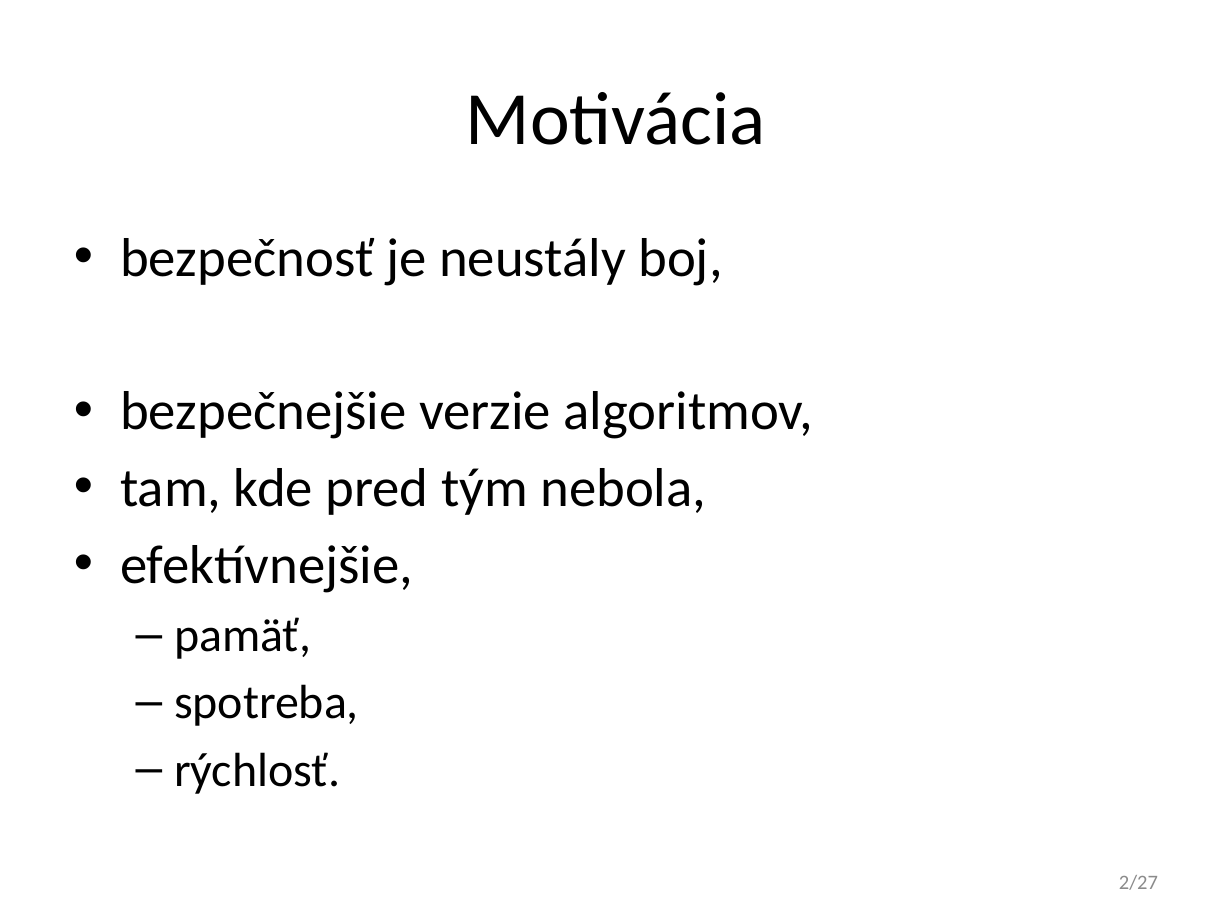
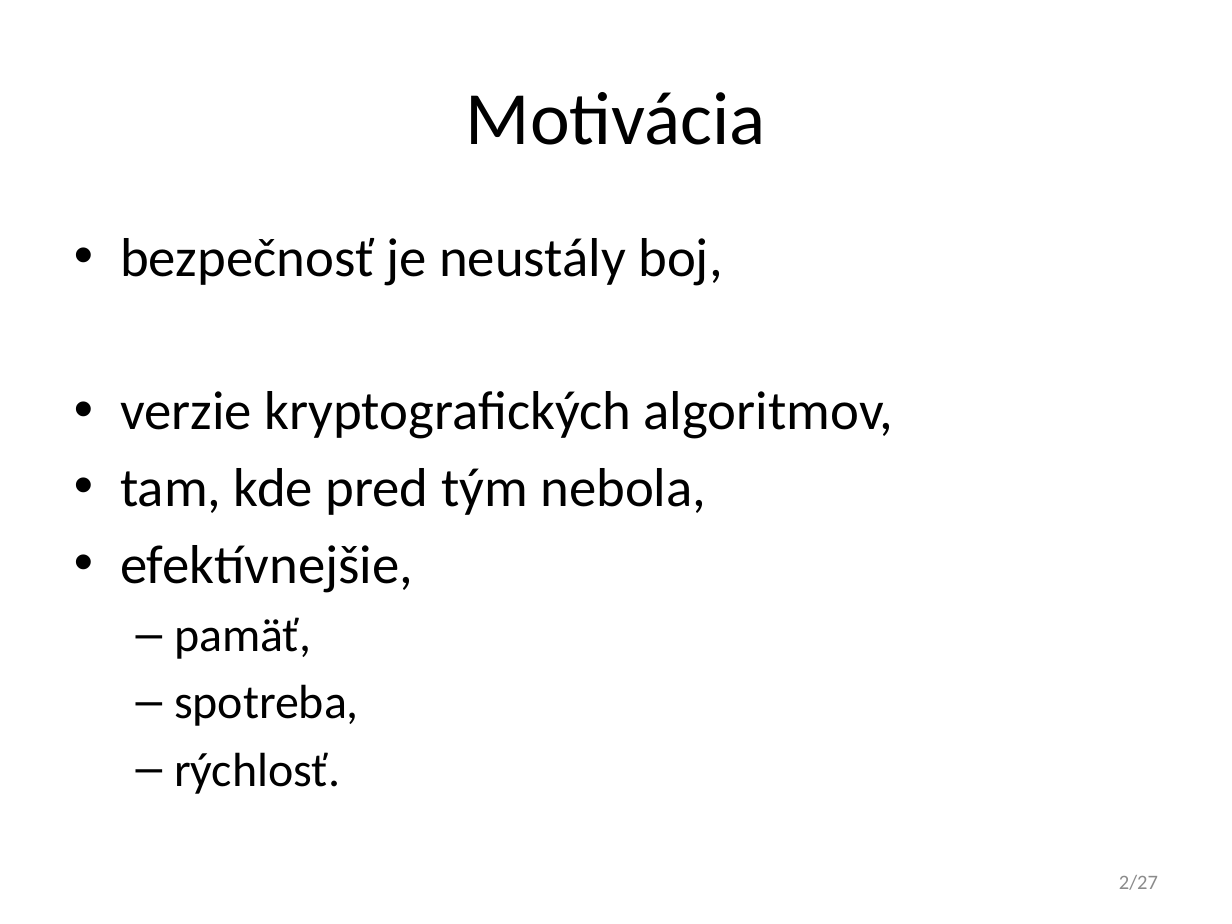
Before and after one commit to javacard-FOSS-applets/nrf6310-pca10007, a slide deck: slide 2 of Obhajoba/xdoubravsky_dp.pptx. Drawn at 1232x924 pixels with LibreOffice and Linux fonts; fonts in the diff are those of the drawing. Boxes give left, top, right and bottom in pixels: in the first picture for what was removed or moved away, otherwise in the second. Text is boxed around its words. In the diff, an @@ line names an element or a change of style, - is before the commit and + after.

```diff
--- a/Obhajoba/xdoubravsky_dp.pptx
+++ b/Obhajoba/xdoubravsky_dp.pptx
@@ text at <box>120,391,894,439</box>: text changed @@
-• bezpečnejšie verzie algoritmov,
+• verzie kryptografických algoritmov,
```
Also in this commit, not shown: 12 other slides changed, 1 other file.
